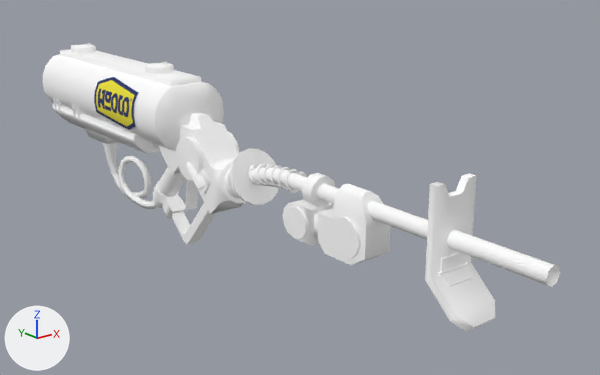
A saved change to the glTF model glb/Wmn_Charger_Long_Cstm01.glb.
Camera for both pictures: a 50 mm lens placed at (-1.59, -2.74, 0.94), pointed at (0.18, -0.53, 0.05). Arrows for +X, +Y and +Z are at lower left; the lights stay in place. The picture after the commit comes second.

Objects in the first picture: 'AntiSlipGrip__M_Body', 'InkContainer1__M_Sticker'.
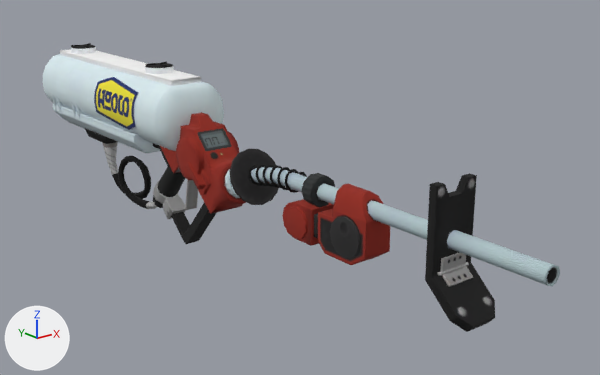
Boxes [x1, y1, x2, y2] around the edits, measured in the pictures (600 x 375 px):
'AntiSlipGrip__M_Body', surface changed (darker)
    both: [43, 43, 560, 332]

Diff of the bpy script that builds the scene:
```diff
--- a/glb/Wmn_Charger_Long_Cstm01.glb.py
+++ b/glb/Wmn_Charger_Long_Cstm01.glb.py
@@ img_m_body_cstm01_alb @@
+img_m_body_cstm01_alb = load_image('M_Body_Cstm01_Alb', '_unpacked/M_Body_Cstm01_Alb', 512, 512, 'sRGB')
@@ img_m_body_nrm @@
+img_m_body_nrm = load_image('M_Body_Nrm', '_unpacked/M_Body_Nrm', 512, 512, 'Non-Color')
@@ mat_m_body @@
 n0 = _N.new('ShaderNodeBsdfPrincipled'); n0.name = 'Principled BSDF'
-n0.inputs[0].default_value = (1.0, 1.0, 1.0, 1.0)  # 'Base Color', white #ffffff
 n0.inputs[2].default_value = 1.0  # 'Roughness'
 n1 = _N.new('ShaderNodeOutputMaterial'); n1.name = 'Material Output'
+n2 = _N.new('ShaderNodeTexImage'); n2.name = 'Image Texture'
+n2.image = img_m_body_cstm01_alb
+n3 = _N.new('ShaderNodeNormalMap'); n3.name = 'Normal Map'
+n3.uv_map = 'UVMap'
+n4 = _N.new('ShaderNodeTexImage'); n4.name = 'Image Texture.001'
+n4.image = img_m_body_nrm
 _L.new(n0.outputs[0], n1.inputs[0])  # 'BSDF' to 'Surface'
+_L.new(n2.outputs[0], n0.inputs[0])  # 'Color' to 'Base Color'
+_L.new(n3.outputs[0], n0.inputs[5])  # 'Normal' to 'Normal'
+_L.new(n4.outputs[0], n3.inputs[1])  # 'Color' to 'Color'
```
